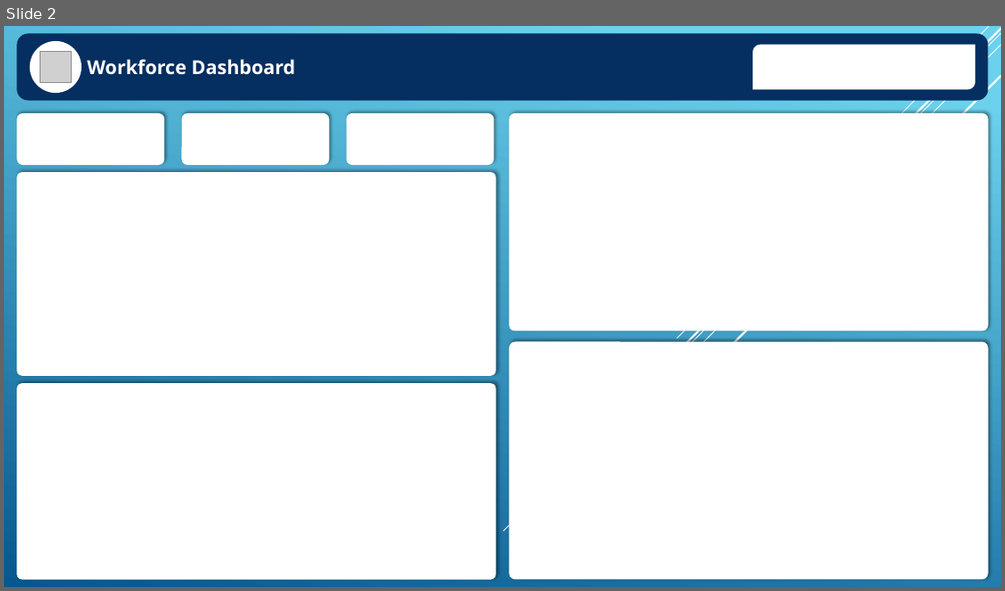
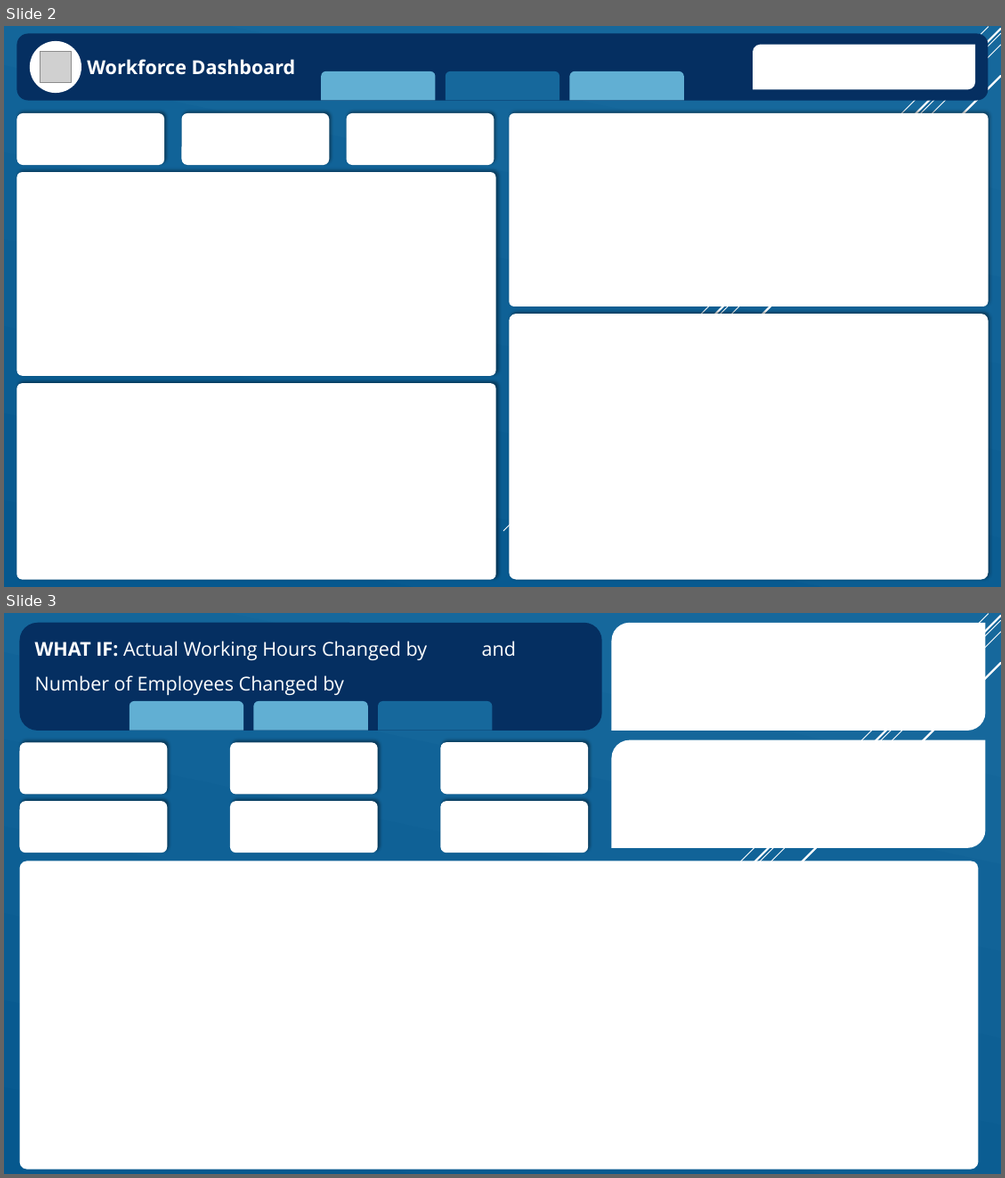
Before and after one commit to MohammadGhanaym/Data-Analysis-Projects, a slide deck: Addressing HR Workforce Challenges/Background/Background Design.pptx. Shown one above the other, each under a label of ours: slide 2 before the commit, slides 2 and 3 after it. The pictures are 1005x591 and 1005x1178 pixels, drawn with LibreOffice and Linux fonts; fonts in the diff are those of the drawing; grey boxes stand for pictures. Boxes give left, top, right and bottom in pixels: in the first picture for what was removed or moved away, otherwise in the second. Text is boxed around its words. In the diff, an @@ line names an element or a change of style, - is before the commit and + after.

```diff
--- a/Addressing HR Workforce Challenges/Background/Background Design.pptx
+++ b/Addressing HR Workforce Challenges/Background/Background Design.pptx
@@ slide 3 added at [4,613,1001,1174], background gradient #16689C to #06588E; not listed: 5 template elements that a slide beside it also shows @@
@@ rounded rectangle added at [19,623,601,730], fill #052F61 @@
@@ round diag rect added at [611,623,986,730], fill #FFFFFF @@
@@ text added at [35,641,428,696], 24 pt, text #FFFFFF @@
+WHAT IF: Actual Working Hours Changed by and
+Number of Employees Changed by
@@ round same rect added at [129,701,243,730], fill #61AFD3 @@
@@ round same rect added at [253,701,368,730], fill #61AFD3 @@
@@ round same rect added at [378,701,493,730], fill #16689C @@
@@ rounded rectangle added at [19,742,168,795], fill #FFFFFF @@
@@ rounded rectangle added at [230,742,378,795], fill #FFFFFF @@
@@ rounded rectangle added at [441,742,589,795], fill #FFFFFF @@
@@ round diag rect added at [611,740,986,848], fill #FFFFFF @@
@@ rounded rectangle added at [19,801,168,852], fill #FFFFFF @@
@@ rounded rectangle added at [230,801,378,852], fill #FFFFFF @@
@@ rounded rectangle added at [441,801,589,852], fill #FFFFFF @@
@@ rounded rectangle added at [19,861,979,1169], fill #FFFFFF @@
@@ slide 2 changed as well @@
@@ background gradient #6ED2EB to #06588E to gradient #16689C to #06588E @@
@@ round same rect added at [321,71,436,100], fill #61AFD3 @@
@@ round same rect added at [445,71,559,100], fill #16689C @@
@@ round same rect added at [569,71,684,100], fill #61AFD3 @@
@@ rounded rectangle: place and size @@
-rounded rectangle at [509,113,988,331]
+rounded rectangle at [509,113,988,306]
@@ rounded rectangle: place and size @@
-rounded rectangle at [509,342,988,580]
+rounded rectangle at [509,313,988,580]
```
Also in this commit, not shown: 1 other slide changed, 29 other files.
